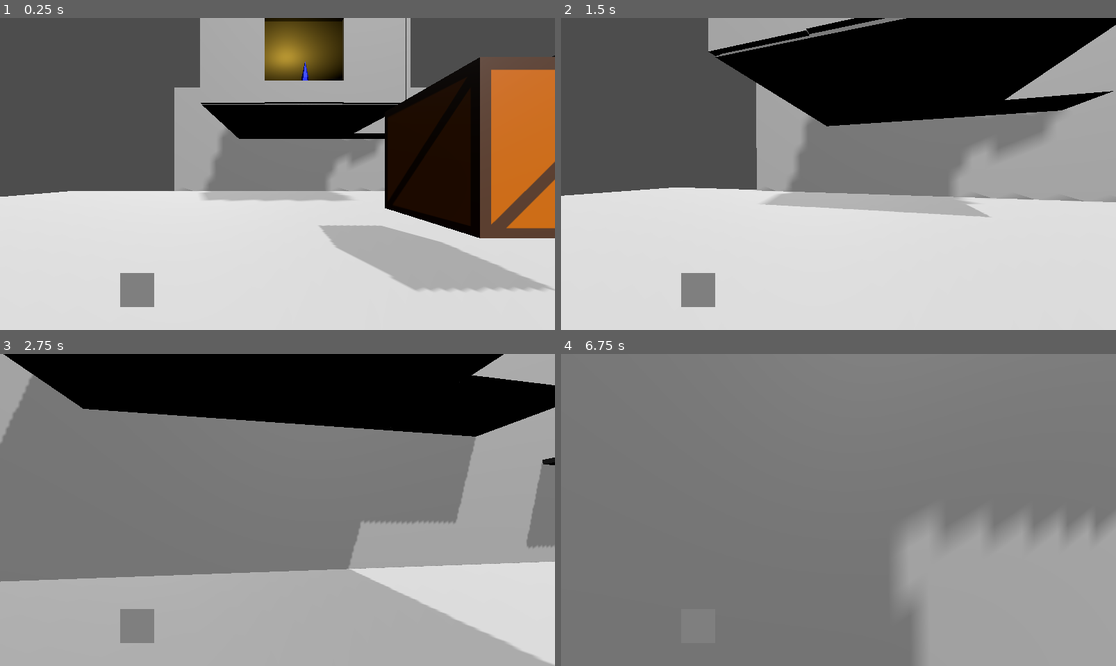
Above: before the commit, frames 1-4 (two rows, left to right).
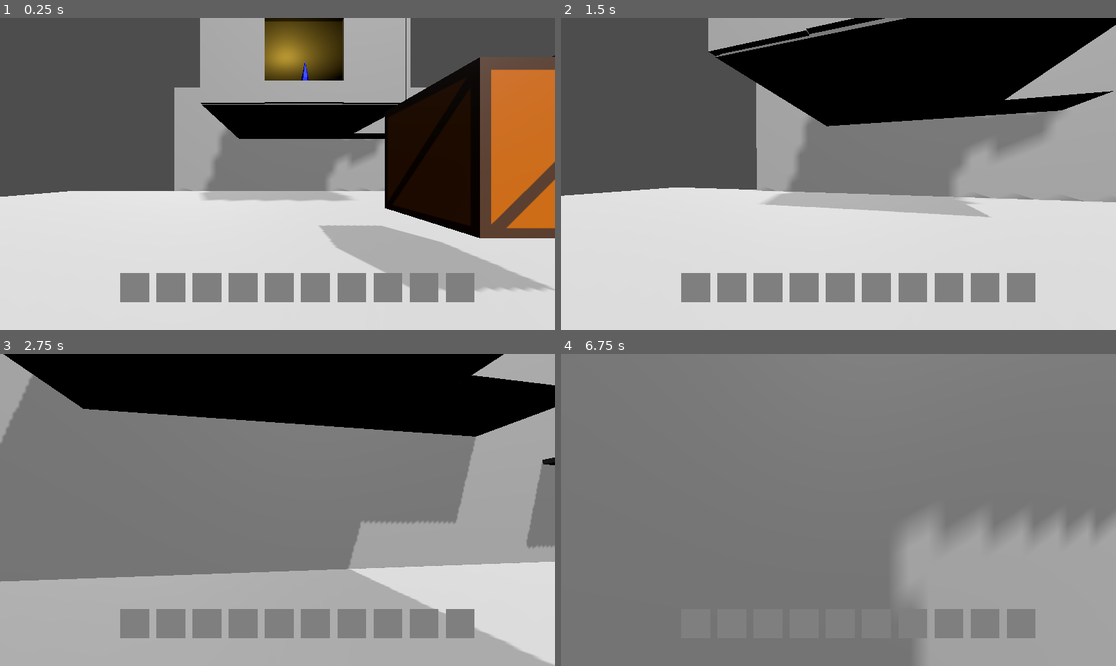
Above: after the commit, the same moments.

Repository: jneisen/immersivesim
Game: Godot game, scene res://Scenes/test.tscn
Two runs of this game, one before a commit and one after it. Both use one fixed random seed, a clock stepped at 60 frames per second and the inputs below.
Inputs (mouse positions are in pixels of both pictures, inside the frame that each line leads up to):
- Up to frame 1 (0.25 s): no input
- Up to frame 2 (1.5 s): move the mouse to (866, 174) at 0.52 s; hold W (forward) from 0.53 s (still down); click (866, 174) at 0.6 s; tap Space (jump) at 0.77 s; tap 1 (hotbar_slot_1) at 0.8, 1.35 s; move the mouse to (810, 174) at 1.27 s
- Up to frame 3 (2.75 s): keep holding W (forward); tap Space (jump) at 1.52 s; right-click (249, 510) at 1.55 s; move the mouse to (288, 503) at 2.02 s; right-click (288, 503) at 2.1 s; tap 0 (hotbar_slot_0, bound only after the commit) at 2.3 s
- Up to frame 4 (6.75 s): move the mouse to (832, 516) at 2.77 s; tap 0 (hotbar_slot_0, bound only after the commit) at 2.85 s; tap Space (jump) at 3.02, 3.77, 4.52, 5, 6.02, 6.5 s; tap 2 (hotbar_slot_2, bound only after the commit) at 3.05, 3.6 s; move the mouse to (877, 513) at 3.52 s; tap 3 (hotbar_slot_3, bound only after the commit) at 3.8, 4.35 s; tap Escape (esc, bound only after the commit) at 4.15 s; tap Enter at 4.25, 5.75 s; move the mouse to (794, 506) at 4.27 s; tap 4 (hotbar_slot_4, bound only after the commit) at 4.55, 5.1 s; move the mouse to (844, 510) at 5.02 s; tap 5 (hotbar_slot_5, bound only after the commit) at 5.3, 5.85 s; move the mouse to (816, 503) at 5.77 s; release W (forward) at 5.78 s; hold D (right) 5.78-6.53 s; tap 6 (hotbar_slot_6, bound only after the commit) at 6.05, 6.6 s; move the mouse to (866, 510) at 6.52 s; hold W (forward) from 6.53 s (still down)

The runs differ from the first frame. In frame 1, 4.6% of the frame differs, in the area x 21-86%, y 81-93%; in frame 2, 4.6%; in frame 3, 4.6%; in frame 4, 1.5%.

Commit message:
added text-box functionality and the hotbar, also decided on the theme of the game

Diff:
--- /dev/null
+++ b/Misc/text_style_box.tres
@@ -0,0 +1,4 @@
+[gd_resource type="StyleBoxFlat" format=3 uid="uid://4vwopb1bv7vg"]
+
+[resource]
+bg_color = Color(0, 0, 0, 1)
--- a/Prefabs/button.tscn
+++ b/Prefabs/button.tscn
@@ -1,6 +1,6 @@
 [gd_scene load_steps=4 format=3 uid="uid://ckbefmsddghpg"]
 
-[ext_resource type="Script" uid="uid://whkmrct5r6uy" path="res://Scenes/button.gd" id="1_tgrxw"]
+[ext_resource type="Script" uid="uid://whkmrct5r6uy" path="res://Scripts/Dynamic Objects/button.gd" id="1_tgrxw"]
 
 [sub_resource type="BoxMesh" id="BoxMesh_tgrxw"]
 size = Vector3(0.5, 0.25, 0.5)
--- /dev/null
+++ b/Prefabs/letter.tscn
@@ -0,0 +1,20 @@
+[gd_scene load_steps=4 format=3 uid="uid://bfjstqt3ybi2i"]
+
+[ext_resource type="Script" uid="uid://j80fn4qhujik" path="res://Scripts/Dynamic Objects/letter.gd" id="1_7u4y5"]
+
+[sub_resource type="BoxShape3D" id="BoxShape3D_4qqci"]
+size = Vector3(0.25, 0.05, 0.5)
+
+[sub_resource type="PlaneMesh" id="PlaneMesh_7u4y5"]
+size = Vector2(0.25, 0.5)
+
+[node name="Letter" type="StaticBody3D"]
+collision_layer = 2
+script = ExtResource("1_7u4y5")
+
+[node name="CollisionShape3D" type="CollisionShape3D" parent="."]
+transform = Transform3D(1, 0, 0, 0, 1, 0, 0, 0, 1, 0, 0.025, 0)
+shape = SubResource("BoxShape3D_4qqci")
+
+[node name="MeshInstance3D" type="MeshInstance3D" parent="."]
+mesh = SubResource("PlaneMesh_7u4y5")
--- /dev/null
+++ b/Scenes/UI/WrittenTextUI.tscn
@@ -0,0 +1,30 @@
+[gd_scene load_steps=3 format=3 uid="uid://lgrrj8hcr42c"]
+
+[ext_resource type="Script" uid="uid://tu3pfledu2i1" path="res://Scripts/Player/written_text_ui.gd" id="1_180uo"]
+[ext_resource type="StyleBox" uid="uid://4vwopb1bv7vg" path="res://Misc/text_style_box.tres" id="2_0g8f2"]
+
+[node name="WrittenTextUi" type="Control" node_paths=PackedStringArray("richTextLabel")]
+layout_mode = 3
+anchors_preset = 15
+anchor_right = 1.0
+anchor_bottom = 1.0
+grow_horizontal = 2
+grow_vertical = 2
+script = ExtResource("1_180uo")
+richTextLabel = NodePath("RichTextLabel")
+
+[node name="RichTextLabel" type="RichTextLabel" parent="."]
+custom_minimum_size = Vector2(400, 500)
+layout_mode = 1
+anchors_preset = 8
+anchor_left = 0.5
+anchor_top = 0.5
+anchor_right = 0.5
+anchor_bottom = 0.5
+offset_left = -20.0
+offset_top = -20.0
+offset_right = 20.0
+offset_bottom = 20.0
+grow_horizontal = 2
+grow_vertical = 2
+theme_override_styles/background = ExtResource("2_0g8f2")
--- /dev/null
+++ b/Scenes/UI/playerUI.tscn
@@ -0,0 +1,13 @@
+[gd_scene load_steps=2 format=3 uid="uid://c65r6l1xq3b34"]
+
+[ext_resource type="Script" uid="uid://ujiyu15lvsa0" path="res://Scripts/Player/player_ui_controller.gd" id="1_sd3le"]
+
+[node name="PlayerUi" type="Control"]
+layout_mode = 3
+anchors_preset = 15
+anchor_right = 1.0
+anchor_bottom = 1.0
+grow_horizontal = 2
+grow_vertical = 2
+mouse_filter = 2
+script = ExtResource("1_sd3le")
--- a/Scenes/player.tscn
+++ b/Scenes/player.tscn
@@ -1,7 +1,7 @@
 [gd_scene load_steps=12 format=3 uid="uid://bmtin1einpkqv"]
 
 [ext_resource type="Script" uid="uid://r8du7y6qsl5c" path="res://Scripts/Player/player_controller.gd" id="1_v0iea"]
-[ext_resource type="PackedScene" uid="uid://c65r6l1xq3b34" path="res://Scenes/playerUI.tscn" id="2_cvnsp"]
+[ext_resource type="PackedScene" uid="uid://c65r6l1xq3b34" path="res://Scenes/UI/playerUI.tscn" id="2_cvnsp"]
 [ext_resource type="Texture2D" uid="uid://cd16chitavl8i" path="res://Textures/objectHighlight.png" id="3_6t5aa"]
 [ext_resource type="Script" uid="uid://fldljugb1b8k" path="res://Scripts/Player/objectHighlighter.gd" id="4_vgqql"]
 [ext_resource type="Script" uid="uid://b2kxrj20e1f3q" path="res://Scripts/Player/inventory.gd" id="5_fkybt"]
@@ -63,7 +63,7 @@
 [node name="Player" type="Node3D"]
 
 [node name="CharacterBody3D" type="CharacterBody3D" parent="." node_paths=PackedStringArray("camera", "lookRay", "playerUI", "objectHighlighter", "inventory", "playerHand", "heldObjectNode")]
-collision_mask = 15
+collision_mask = 13
 script = ExtResource("1_v0iea")
 camera = NodePath("Camera3D")
 lookRay = NodePath("LookCast")
--- a/Scenes/playerUI.tscn
+++ /dev/null
@@ -1,31 +0,0 @@
-[gd_scene load_steps=2 format=3 uid="uid://c65r6l1xq3b34"]
-
-[ext_resource type="Script" uid="uid://ujiyu15lvsa0" path="res://Scripts/Player/player_ui_controller.gd" id="1_es1yn"]
-
-[node name="PlayerUi" type="Control" node_paths=PackedStringArray("hotbarImage1", "hotbarText1")]
-layout_mode = 3
-anchors_preset = 15
-anchor_right = 1.0
-anchor_bottom = 1.0
-grow_horizontal = 2
-grow_vertical = 2
-mouse_filter = 2
-script = ExtResource("1_es1yn")
-hotbarImage1 = NodePath("hotbar1")
-hotbarText1 = NodePath("hotbar1/hotbarText1")
-
-[node name="hotbar1" type="TextureRect" parent="."]
-layout_mode = 0
-offset_left = 250.0
-offset_top = 530.0
-offset_right = 320.0
-offset_bottom = 600.0
-mouse_filter = 2
-
-[node name="hotbarText1" type="RichTextLabel" parent="hotbar1"]
-layout_mode = 0
-offset_top = 65.0
-offset_right = 70.0
-offset_bottom = 105.0
-mouse_filter = 2
-text = "test"
--- a/Scenes/test.tscn
+++ b/Scenes/test.tscn
@@ -1,10 +1,11 @@
-[gd_scene load_steps=24 format=3 uid="uid://cjm2s50wuk2mt"]
+[gd_scene load_steps=25 format=3 uid="uid://cjm2s50wuk2mt"]
 
 [ext_resource type="PackedScene" uid="uid://bmtin1einpkqv" path="res://Scenes/player.tscn" id="1_lc1oi"]
 [ext_resource type="PackedScene" uid="uid://ba1mnt4l1neuu" path="res://Prefabs/sword.tscn" id="2_8od7v"]
 [ext_resource type="PackedScene" uid="uid://bjhroqng3y8ud" path="res://Prefabs/box.tscn" id="3_qc4db"]
 [ext_resource type="PackedScene" uid="uid://5klua6lb6kkp" path="res://Prefabs/door.tscn" id="4_ys1qc"]
 [ext_resource type="PackedScene" uid="uid://ckbefmsddghpg" path="res://Prefabs/button.tscn" id="5_35xla"]
+[ext_resource type="PackedScene" uid="uid://bfjstqt3ybi2i" path="res://Prefabs/letter.tscn" id="6_i3aeo"]
 
 [sub_resource type="BoxShape3D" id="BoxShape3D_o3qbn"]
 size = Vector3(40, 0.25, 40)
@@ -287,3 +288,7 @@
 [node name="Button" parent="Dynamic Objects" node_paths=PackedStringArray("linkedObject") instance=ExtResource("5_35xla")]
 transform = Transform3D(1, 0, 0, 0, 1, 0, 0, 0, 1, 8.40679, -1.06907, 9.98217)
 linkedObject = NodePath("../Door")
+
+[node name="Letter" parent="Dynamic Objects" instance=ExtResource("6_i3aeo")]
+transform = Transform3D(1, 0, 0, 0, 1, 0, 0, 0, 1, 0, -0.985743, 2.43022)
+textName = "Thelma's Biography"
--- /dev/null
+++ b/Scripts/Dynamic Objects/letter.gd
@@ -0,0 +1,10 @@
+extends StaticBody3D
+
+@export var textName : String = "John's Biography"
+var objectType = "Text"
+
+func getObjectType():
+	return objectType
+
+func interact():
+	return textName
--- a/Scripts/Dynamic Objects/pickup_in_world.gd
+++ b/Scripts/Dynamic Objects/pickup_in_world.gd
@@ -7,6 +7,10 @@
 var objectType = "PickupInWorld"
 var follow = null
 var rotationFollow = null
+
+func _ready() -> void:
+	contact_monitor = true
+	max_contacts_reported = 5
 
 func damage(amount : int):
 	if(!damageable):
--- a/Scripts/Player/held_object_behavior.gd
+++ b/Scripts/Player/held_object_behavior.gd
@@ -8,6 +8,9 @@
 var currentObject = null
 
 func holdingItem(object : Item):
+	notHoldingItem()
+	if(!object):
+		return
 	# show the model stored in that item
 	currentObject = object
 	var itemObject = object.model.instantiate()
@@ -15,7 +18,8 @@
 	add_child(itemObject)
 
 func notHoldingItem():
-	currentObjectModel.queue_free()
+	if(currentObjectModel):
+		currentObjectModel.queue_free()
 	currentObjectModel = null
 	currentObject = null
 
--- a/Scripts/Player/inventory.gd
+++ b/Scripts/Player/inventory.gd
@@ -41,6 +41,8 @@
 		playerHand.notHoldingItem()
 	else:
 		if(!hotbar[number]):
+			currentEquipped = -1
+			playerHand.notHoldingItem()
 			return
 		currentEquipped = number
 		playerHand.holdingItem(hotbar[number])
--- a/Scripts/Player/player_controller.gd
+++ b/Scripts/Player/player_controller.gd
@@ -28,6 +28,8 @@
 
 var look_dir : Vector2 # way that the character is facing
 
+var lookingAtText : bool = false
+
 func _ready() -> void:
 	Input.mouse_mode = Input.MOUSE_MODE_CAPTURED
 
@@ -55,11 +57,39 @@
 
 	if(Input.is_action_just_pressed("fire")):
 		playerHand.useHeldItem()
+
+	if(Input.is_action_just_pressed("esc")):
+		if(lookingAtText):
+			# hide the text
+			playerUI.hideTextbox()
+			unpauseGame()
+		else:
+			# show the main menu and pause
+			pauseGame()
+
 	hotbarInput()
 
 func hotbarInput():
 	if(Input.is_action_just_pressed("hotbar_slot_1")):
 		inventory.hotbarInteraction(1)
+	elif(Input.is_action_just_pressed("hotbar_slot_2")):
+		inventory.hotbarInteraction(2)
+	elif(Input.is_action_just_pressed("hotbar_slot_3")):
+		inventory.hotbarInteraction(3)
+	elif(Input.is_action_just_pressed("hotbar_slot_4")):
+		inventory.hotbarInteraction(4)
+	elif(Input.is_action_just_pressed("hotbar_slot_5")):
+		inventory.hotbarInteraction(5)
+	elif(Input.is_action_just_pressed("hotbar_slot_6")):
+		inventory.hotbarInteraction(6)
+	elif(Input.is_action_just_pressed("hotbar_slot_7")):
+		inventory.hotbarInteraction(7)
+	elif(Input.is_action_just_pressed("hotbar_slot_8")):
+		inventory.hotbarInteraction(8)
+	elif(Input.is_action_just_pressed("hotbar_slot_9")):
+		inventory.hotbarInteraction(9)
+	elif(Input.is_action_just_pressed("hotbar_slot_0")):
+		inventory.hotbarInteraction(10)
 
 func _physics_process(_delta: float) -> void:
 	basicMovement()
@@ -126,11 +156,20 @@
 		if(Input.is_action_just_pressed("interact")):
 			if(collision.getObjectType() == "PickupFromWorld"):
 				collision.interact()
-				inventory.addItem(collision.get_name())
+				inventory.addItem(collision.objectName)
 			elif(collision.getObjectType() == "PickupInWorld"):
 				collision.interact(self, heldObjectNode)
 				heldObject = collision
 				objectHighlighter.hide()
+			elif(collision.getObjectType() == "Text"):
+				if(!lookingAtText):
+					lookingAtText = true
+					playerUI.displayTextbox(collision.interact())
+					pauseGame()
+				else:
+					lookingAtText = false
+					playerUI.hideTextbox()
+					unpauseGame()
 			elif(collision.getObjectType() == "Interact"):
 				collision.interact()
 		return
@@ -148,3 +187,8 @@
 func droppedHeldObject():
 	await get_tree().create_timer(0.1).timeout
 	heldObject = null
+
+func pauseGame():
+	pass
+func unpauseGame():
+	pass
--- a/Scripts/Player/player_ui_controller.gd
+++ b/Scripts/Player/player_ui_controller.gd
@@ -1,7 +1,11 @@
 extends Control
 
-@export var hotbarImage1 : TextureRect
-@export var hotbarText1 : RichTextLabel
+var emptyHotbarSlot : Texture2D = preload("res://Icons/blank.png")
+var styleBox = preload("res://Misc/text_style_box.tres")
+var initialHotbarImageLocation : Vector2 = Vector2(250, 530)
+var initialHotbarTextLocation : Vector2 = Vector2(245, 595)
+var offset = Vector2(75, 0)
+var textSize = Vector2(70, 50)
 
 var hotbarImageArray : Array
 var hotbarTextArray : Array
@@ -9,13 +13,33 @@
 var startOfHotbar = 50
 var distanceBetweenHotbarElements = 30
 
+var writtenTextUI : Control
+
 func _ready() -> void:
+	# setup written text overlay
+	var overlay = preload("res://Scenes/UI/WrittenTextUI.tscn")
+	writtenTextUI = overlay.instantiate()
+	add_child(writtenTextUI)
+	writtenTextUI.hide()
+	# add a hotbar image to hold the whole hotbar together
+
 	for i in range(10):
-		hotbarImageArray.append(hotbarImage1)
-		hotbarTextArray.append(hotbarText1)
-		hotbarImageArray[i].texture = load("res://Icons/blank.png")
-		hotbarTextArray[i].text = ""
+		var hotbarImage = TextureRect.new()
+		hotbarImage.texture = emptyHotbarSlot
+		hotbarImage.position = initialHotbarImageLocation + offset * i
+		hotbarImage.scale = Vector2(2, 2)
 
+		var hotbarText = RichTextLabel.new()
+		hotbarText.position = initialHotbarTextLocation + offset * i
+		hotbarText.size = textSize
+		hotbarText.bbcode_enabled = true
+		hotbarText.text = ""
+
+		add_child(hotbarImage)
+		add_child(hotbarText)
+
+		hotbarImageArray.append(hotbarImage)
+		hotbarTextArray.append(hotbarText)
 
 func changeHotbarSlot(itemName : String, hotbarSlot : int):
 	if(hotbarSlot > 9 || hotbarSlot < 0):
@@ -23,4 +47,12 @@
 		return
 
 	hotbarImageArray[hotbarSlot].texture = load("res://Icons/" + itemName + ".png")
-	hotbarTextArray[hotbarSlot].text = itemName
+	var textToBe = "[center]" + itemName + "[/center]"
+	hotbarTextArray[hotbarSlot].text = textToBe
+
+func displayTextbox(m_name : String):
+	writtenTextUI.show()
+	writtenTextUI.changeText(m_name)
+
+func hideTextbox():
+	writtenTextUI.hide()
--- /dev/null
+++ b/Scripts/Player/written_text_ui.gd
@@ -0,0 +1,44 @@
+extends Control
+
+@export var richTextLabel : RichTextLabel
+var textItemsInFile : Array
+
+class TextFile:
+	var itemName : String = ""
+	var subject : String = ""
+	var text : String = ""
+
+func _ready() -> void:
+	readFile("res://Data/written_words.xml")
+
+func readFile(file : String):
+	# search through the xml file for the correct name
+	var parser = XMLParser.new()
+	parser.open(file)
+	var node_name : String
+	var item : TextFile
+	while parser.read() != ERR_FILE_EOF:
+		if parser.get_node_type() == XMLParser.NODE_ELEMENT:
+			node_name = parser.get_node_name()
+			if(node_name == "item"):
+				item = TextFile.new()
+		elif(parser.get_node_type() == XMLParser.NODE_TEXT):
+			if(node_name == ""):
+				pass
+			elif(node_name == "name"):
+				item.itemName = parser.get_node_data()
+			elif(node_name == "subject"):
+				item.subject = parser.get_node_data()
+			elif(node_name == "text"):
+				item.text = parser.get_node_data()
+		elif(parser.get_node_type() == XMLParser.NODE_ELEMENT_END):
+			node_name = ""
+			if(parser.get_node_name() == "item"):
+				textItemsInFile.append(item)
+
+func changeText(m_name : String):
+	var newText : String
+	for i in range(textItemsInFile.size()):
+		if(m_name == textItemsInFile[i].itemName):
+			newText = m_name + ":\n\n" + textItemsInFile[i].subject + '\n\n' + textItemsInFile[i].text
+	richTextLabel.text = newText
--- a/project.godot
+++ b/project.godot
@@ -48,14 +48,64 @@
 , Object(InputEventKey,"resource_local_to_scene":false,"resource_name":"","device":-1,"window_id":0,"alt_pressed":false …(183 unchanged characters)…
 ]
 }
+fire={
+"deadzone": 0.2,
+"events": [Object(InputEventMouseButton,"resource_local_to_scene":false,"resource_name":"","device":-1,"window_id":0,"alt_pressed":false,"shift_pressed":false,"ctrl_pressed":false,"meta_pressed":false,"button_mask":0,"position":Vector2(0, 0),"global_position":Vector2(0, 0),"factor":1.0,"button_index":1,"canceled":false,"pressed":false,"double_click":false,"script":null)
+]
+}
+esc={
+"deadzone": 0.2,
+"events": [Object(InputEventKey,"resource_local_to_scene":false,"resource_name":"","device":-1,"window_id":0,"alt_pressed":false,"shift_pressed":false,"ctrl_pressed":false,"meta_pressed":false,"pressed":false,"keycode":0,"physical_keycode":4194305,"key_label":0,"unicode":0,"location":0,"echo":false,"script":null)
+]
+}
 hotbar_slot_1={
 "deadzone": 0.2,
 "events": [Object(InputEventKey,"resource_local_to_scene":false,"resource_name":"","device":-1,"window_id":0,"alt_press …(191 unchanged characters)…
 ]
 }
-fire={
+hotbar_slot_2={
 "deadzone": 0.2,
-"events": [Object(InputEventMouseButton,"resource_local_to_scene":false,"resource_name":"","device":-1,"window_id":0,"alt_pressed":false,"shift_pressed":false,"ctrl_pressed":false,"meta_pressed":false,"button_mask":0,"position":Vector2(0, 0),"global_position":Vector2(0, 0),"factor":1.0,"button_index":1,"canceled":false,"pressed":false,"double_click":false,"script":null)
+"events": [Object(InputEventKey,"resource_local_to_scene":false,"resource_name":"","device":-1,"window_id":0,"alt_pressed":false,"shift_pressed":false,"ctrl_pressed":false,"meta_pressed":false,"pressed":false,"keycode":0,"physical_keycode":50,"key_label":0,"unicode":50,"location":0,"echo":false,"script":null)
+]
+}
+hotbar_slot_3={
+"deadzone": 0.2,
+"events": [Object(InputEventKey,"resource_local_to_scene":false,"resource_name":"","device":-1,"window_id":0,"alt_pressed":false,"shift_pressed":false,"ctrl_pressed":false,"meta_pressed":false,"pressed":false,"keycode":0,"physical_keycode":51,"key_label":0,"unicode":51,"location":0,"echo":false,"script":null)
+]
+}
+hotbar_slot_4={
+"deadzone": 0.2,
+"events": [Object(InputEventKey,"resource_local_to_scene":false,"resource_name":"","device":-1,"window_id":0,"alt_pressed":false,"shift_pressed":false,"ctrl_pressed":false,"meta_pressed":false,"pressed":false,"keycode":0,"physical_keycode":52,"key_label":0,"unicode":52,"location":0,"echo":false,"script":null)
+]
+}
+hotbar_slot_5={
+"deadzone": 0.2,
+"events": [Object(InputEventKey,"resource_local_to_scene":false,"resource_name":"","device":-1,"window_id":0,"alt_pressed":false,"shift_pressed":false,"ctrl_pressed":false,"meta_pressed":false,"pressed":false,"keycode":0,"physical_keycode":53,"key_label":0,"unicode":53,"location":0,"echo":false,"script":null)
+]
+}
+hotbar_slot_6={
+"deadzone": 0.2,
+"events": [Object(InputEventKey,"resource_local_to_scene":false,"resource_name":"","device":-1,"window_id":0,"alt_pressed":false,"shift_pressed":false,"ctrl_pressed":false,"meta_pressed":false,"pressed":false,"keycode":0,"physical_keycode":54,"key_label":0,"unicode":54,"location":0,"echo":false,"script":null)
+]
+}
+hotbar_slot_7={
+"deadzone": 0.2,
+"events": [Object(InputEventKey,"resource_local_to_scene":false,"resource_name":"","device":-1,"window_id":0,"alt_pressed":false,"shift_pressed":false,"ctrl_pressed":false,"meta_pressed":false,"pressed":false,"keycode":0,"physical_keycode":55,"key_label":0,"unicode":55,"location":0,"echo":false,"script":null)
+]
+}
+hotbar_slot_8={
+"deadzone": 0.2,
+"events": [Object(InputEventKey,"resource_local_to_scene":false,"resource_name":"","device":-1,"window_id":0,"alt_pressed":false,"shift_pressed":false,"ctrl_pressed":false,"meta_pressed":false,"pressed":false,"keycode":0,"physical_keycode":56,"key_label":0,"unicode":56,"location":0,"echo":false,"script":null)
+]
+}
+hotbar_slot_9={
+"deadzone": 0.2,
+"events": [Object(InputEventKey,"resource_local_to_scene":false,"resource_name":"","device":-1,"window_id":0,"alt_pressed":false,"shift_pressed":false,"ctrl_pressed":false,"meta_pressed":false,"pressed":false,"keycode":0,"physical_keycode":57,"key_label":0,"unicode":57,"location":0,"echo":false,"script":null)
+]
+}
+hotbar_slot_0={
+"deadzone": 0.2,
+"events": [Object(InputEventKey,"resource_local_to_scene":false,"resource_name":"","device":-1,"window_id":0,"alt_pressed":false,"shift_pressed":false,"ctrl_pressed":false,"meta_pressed":false,"pressed":false,"keycode":0,"physical_keycode":48,"key_label":0,"unicode":48,"location":0,"echo":false,"script":null)
 ]
 }
 
Not shown, added: Data/item_data.xml
Not shown, added: Data/written_words.xml
Renamed: Scenes/button.gd -> Scripts/Dynamic Objects/button.gd
Renamed: Scenes/button.gd.uid -> Scripts/Dynamic Objects/button.gd.uid
Not shown, added: Scripts/Dynamic Objects/letter.gd.uid
Not shown, added: Scripts/Player/written_text_ui.gd.uid
Not shown, added: Theme.txt
